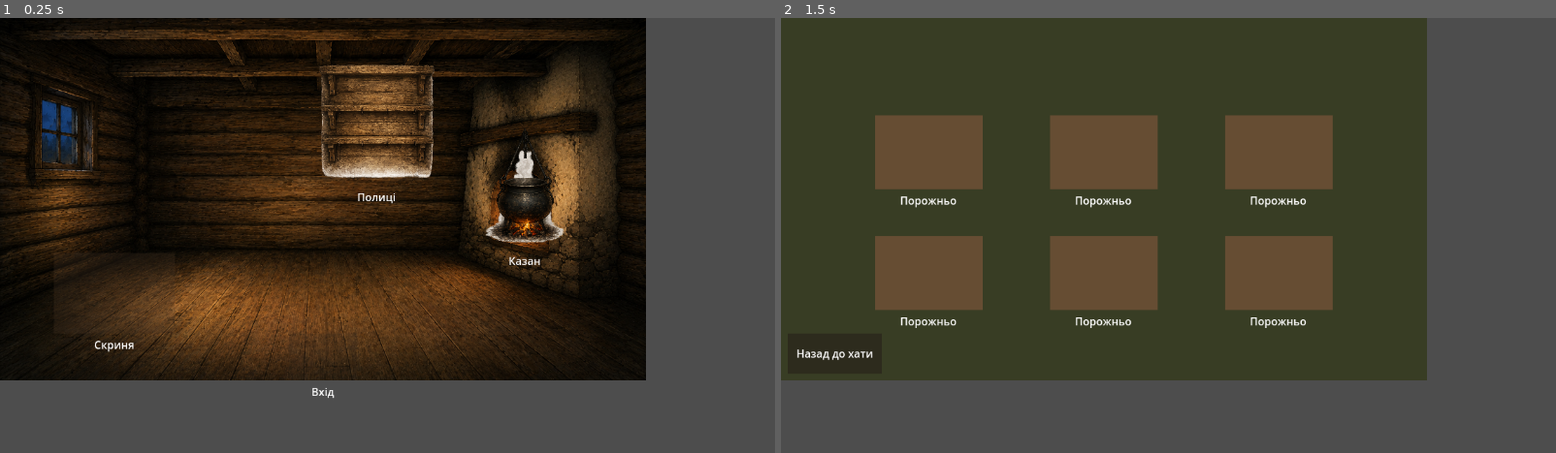
Above: before the commit, frames 1-2 (left to right).
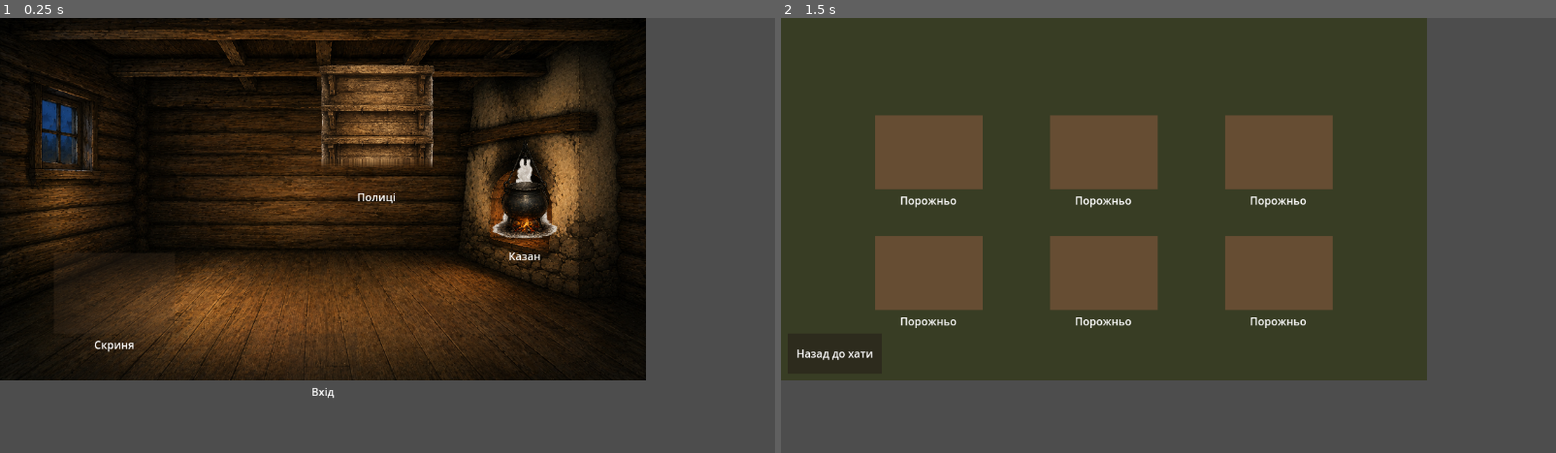
Above: after the commit, the same moments.

Repository: zav1K/molfar
Game: Godot game, scene res://scenes/Hut.tscn
Same seed, same stepped clock (60 frames per second), same inputs: the game is played once before the commit and once after it.
Inputs (mouse positions are in pixels of both pictures, inside the frame that each line leads up to):
- Up to frame 1 (0.25 s): no input
- Up to frame 2 (1.5 s): tap Enter at 0.5 s; move the mouse to (1308, 187) at 0.52 s; click (1308, 187) at 0.67 s; tap Space at 1.25 s; move the mouse to (850, 126) at 1.27 s; click (850, 126) at 1.42 s

The runs differ from the first frame. In frame 1, 1.3% of the frame differs, in the area x 41-73%, y 25-57%; in frame 2, nothing differs.

Commit message:
Shrink cauldron to fit the niche, clean up shelves white fringe
Measured the actual arch opening in background.png (~100x146 at the
960x540 scale, not 120x170) — cauldron was overshooting the niche.
Rescaled and nudged the anchor to the true opening.

shelves.png had a discolored band baked in near the bottom (the
generator's own edge treatment, not real alpha fade — colors washed
toward white while alpha stayed ~opaque, then hard-cut to fully
transparent). Replaced that band with a synthetic fade: extend the last
clean texture row's per-column color and taper its alpha to zero, so
the bottom now fades naturally instead of showing a whitish smear.

Diff:
--- a/scenes/Hut.tscn
+++ b/scenes/Hut.tscn
@@ -8,7 +8,7 @@
 [ext_resource type="Texture2D" path="res://assets/hut/shelves.png" id="6"]
 
 [sub_resource type="RectangleShape2D" id="Shape_cauldron"]
-size = Vector2(120, 170)
+size = Vector2(100, 146)
 
 [sub_resource type="RectangleShape2D" id="Shape_garden"]
 size = Vector2(110, 150)
@@ -36,7 +36,7 @@
 [node name="Anchors" type="Node2D" parent="."]
 
 [node name="CauldronAnchor" type="Marker2D" parent="Anchors"]
-position = Vector2(780, 335)
+position = Vector2(780, 328)
 
 [node name="ShelvesAnchor" type="Marker2D" parent="Anchors"]
 position = Vector2(560, 155)
@@ -62,30 +62,30 @@
 [node name="Zones" type="Node2D" parent="."]
 
 [node name="Cauldron" type="Area2D" parent="Zones"]
-position = Vector2(780, 335)
+position = Vector2(780, 328)
 script = ExtResource("2")
 zone_id = &"cauldron"
 zone_label = "Казан"
 
 [node name="CollisionShape2D" type="CollisionShape2D" parent="Zones/Cauldron"]
-position = Vector2(0, -85)
+position = Vector2(0, -73)
 shape = SubResource("Shape_cauldron")
 
 [node name="Sprite" type="TextureRect" parent="Zones/Cauldron"]
 mouse_filter = 2
-offset_left = -78.0
-offset_top = -196.0
-offset_right = 79.0
-offset_bottom = 31.0
+offset_left = -65.0
+offset_top = -169.0
+offset_right = 66.0
+offset_bottom = 27.0
 texture = ExtResource("5")
 expand_mode = 1
 stretch_mode = 0
 
 [node name="Label" type="Label" parent="Zones/Cauldron"]
 mouse_filter = 2
-offset_left = -60.0
+offset_left = -50.0
 offset_top = 15.0
-offset_right = 60.0
+offset_right = 50.0
 offset_bottom = 40.0
 horizontal_alignment = 1
 text = "Казан"
Binary file changed: assets/hut/shelves.png
